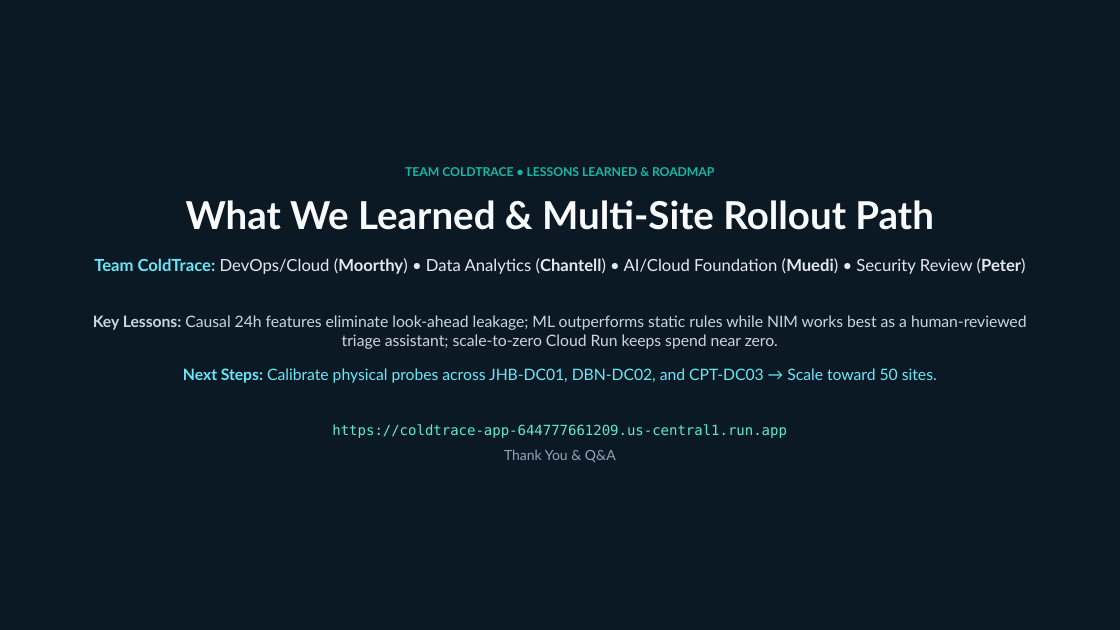
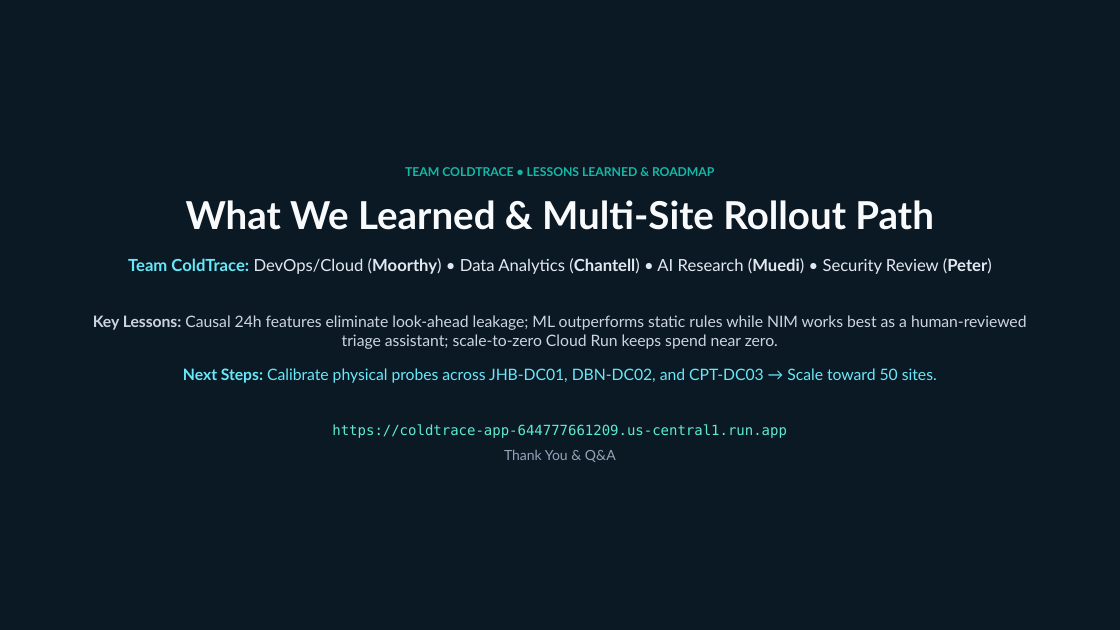
Before and after one commit to Muedi-M/ColdTrace, a slide deck: slide 8 of PROJECT_DOCS/ColdTrace — Cold-Chain Operations Console (1).pptx. Drawn at 1120x630 pixels with LibreOffice and Linux fonts; fonts in the diff are those of the drawing. Boxes give left, top, right and bottom in pixels: in the first picture for what was removed or moved away, otherwise in the second. Text is boxed around its words. In the diff, an @@ line names an element or a change of style, - is before the commit and + after.

Commit message:
docs(other): deck: correct detection-time claim, /health endpoint, team role

```diff
--- a/PROJECT_DOCS/ColdTrace — Cold-Chain Operations Console (1).pptx
+++ b/PROJECT_DOCS/ColdTrace — Cold-Chain Operations Console (1).pptx
@@ text at [128,258,992,274]: text changed @@
-Team ColdTrace: DevOps/Cloud (Moorthy) • Data Analytics (Chantell) • AI/Cloud Foundation (Muedi) • Security Review (Peter)
+Team ColdTrace: DevOps/Cloud (Moorthy) • Data Analytics (Chantell) • AI Research (Muedi) • Security Review (Peter)
```
Also in this commit, not shown: 2 other slides changed.
